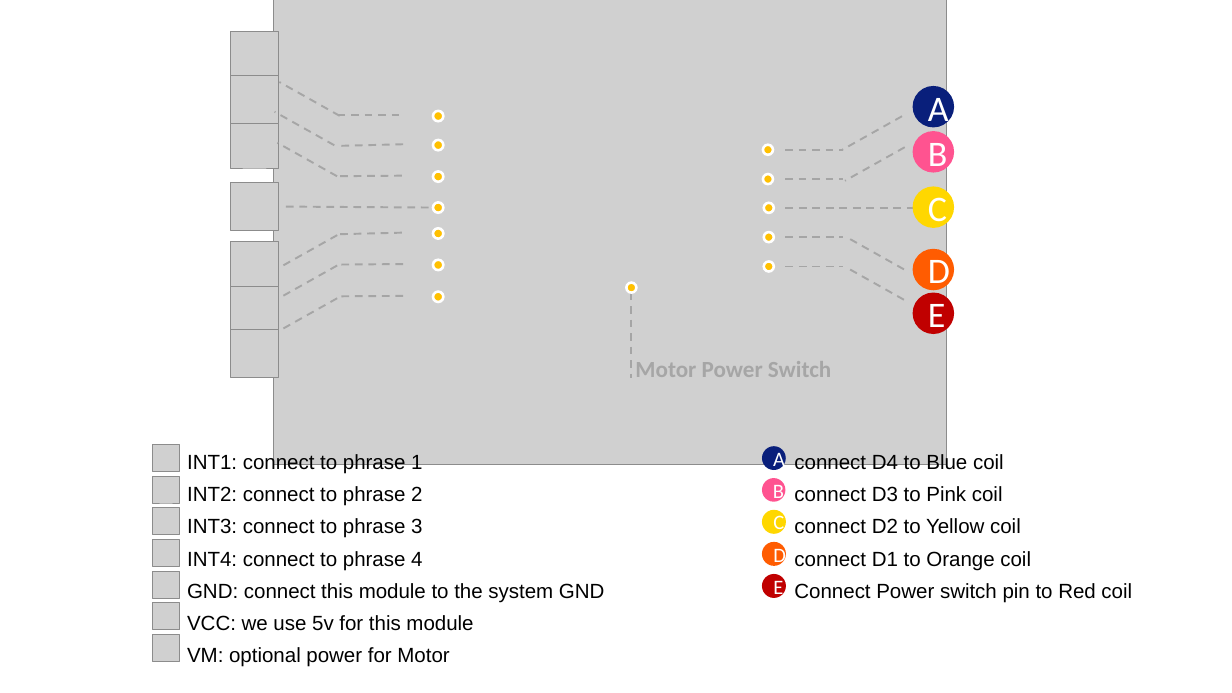
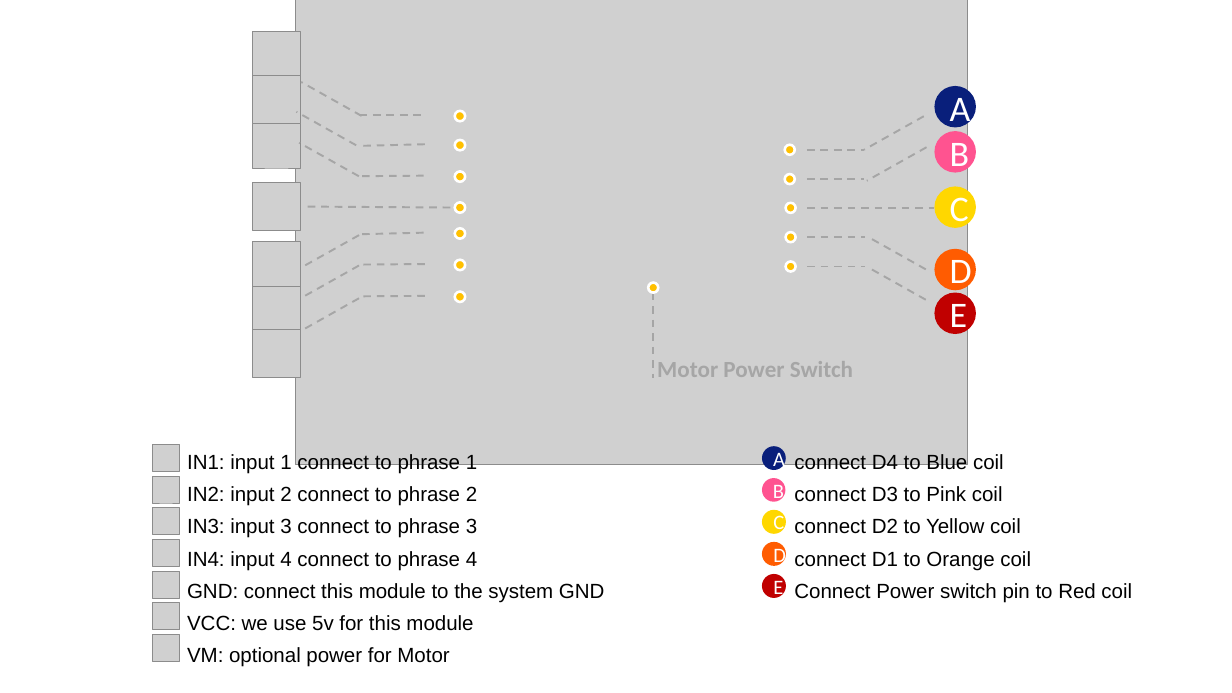
Before and after one commit to SeeedDocument/Gear-Stepper-Motor-Driver-Pack, a slide deck: slide 1 of img/pin_map_1.pptx. Drawn at 1232x693 pixels with LibreOffice and Linux fonts; fonts in the diff are those of the drawing; grey boxes stand for pictures. Boxes give left, top, right and bottom in pixels: in the first picture for what was removed or moved away, otherwise in the second. Text is boxed around its words. In the diff, an @@ line names an element or a change of style, - is before the commit and + after.

```diff
--- a/img/pin_map_1.pptx
+++ b/img/pin_map_1.pptx
@@ line moved from (335, 145) - (274, 112) to (356, 145) - (297, 112) @@
@@ line moved from (337, 115) - (402, 115) to (360, 115) - (424, 115) @@
@@ 21 lines, 18 ellipses, 8 pictures, 1 text: place and size @@
-21 lines, 18 ellipses, 8 pictures, 1 text at <box>231,0,955,465</box>
+21 lines, 18 ellipses, 8 pictures, 1 text at <box>252,0,976,465</box>
@@ text at <box>187,454,477,570</box>: text changed @@
-INT1: connect to phrase 1
-INT2: connect to phrase 2
-INT3: connect to phrase 3
-INT4: connect to phrase 4
+IN1: input 1 connect to phrase 1
+IN2: input 2 connect to phrase 2
+IN3: input 3 connect to phrase 3
+IN4: input 4 connect to phrase 4
```
Also in this commit, not shown: 2 other files.
